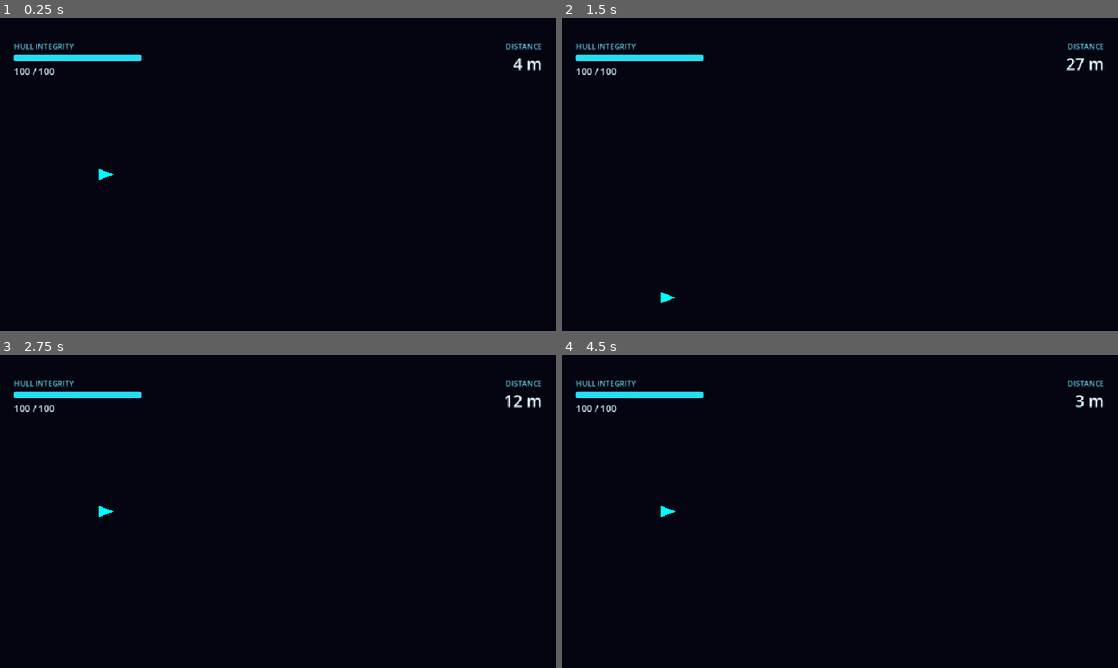
Above: before the commit, frames 1-4 (two rows, left to right).
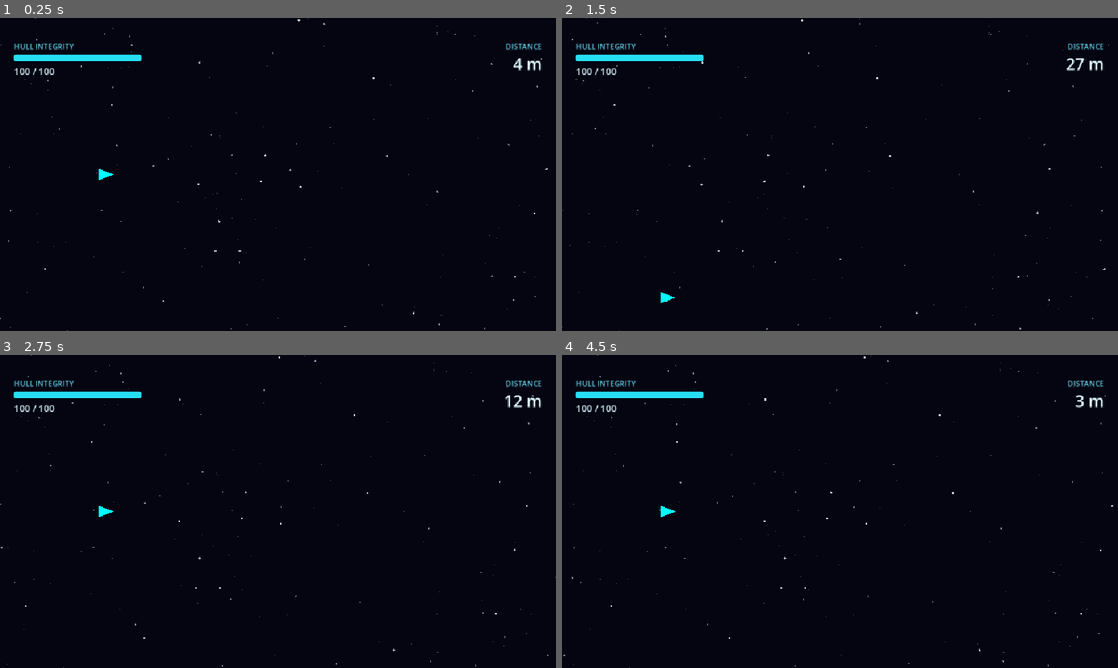
Above: after the commit, the same moments.

Repository: EzaanSaeed/OrbitBreaker
Game: Godot game, scene res://scenes/main.tscn
Two runs of this game, one before a commit and one after it. Both use one fixed random seed, a clock stepped at 60 frames per second and the inputs below.
Inputs (mouse positions are in pixels of both pictures, inside the frame that each line leads up to):
- Up to frame 1 (0.25 s): no input
- Up to frame 2 (1.5 s): move the mouse to (962, 158) at 0.52 s; hold S (thrust_down) from 0.53 s (still down); tap I at 0.6, 1.35 s; click (962, 158) at 0.67 s; move the mouse to (728, 190) at 1.27 s
- Up to frame 3 (2.75 s): release S (thrust_down) at 2 s; click "RESTART" at 2 s
- Up to frame 4 (4.5 s): move the mouse to (895, 442) at 2.77 s; hold S (thrust_down) 2.78-4.25 s; tap I at 2.85, 3.6 s; move the mouse to (812, 574) at 3.52 s; click (812, 574) at 3.67 s; click "RESTART" at 4.25 s

The runs differ from the first frame. In frame 1, 0.1% of the frame differs, in the area x 0-99%, y 0-100%; in frame 2, 0.1%; in frame 3, 0.1%; in frame 4, 0.1%.

Commit message:
feat: add parallax starfield background
Three layers of stars (far/dim/slow to near/bright/faster) drift left
at a fraction of the world's scroll speed, so they speed up with the
game and freeze on game over. Visual only; drawn behind World.

Co-Authored-By: Claude Opus 5.5 <noreply@anthropic.com>

Diff:
--- a/scenes/main.tscn
+++ b/scenes/main.tscn
@@ -7,12 +7,17 @@
 [ext_resource type="PackedScene" uid="uid://cxbubvv5jamg" path="res://scenes/hud.tscn" id="6_hud"]
 [ext_resource type="PackedScene" path="res://scenes/health_booster.tscn" id="7_hboost"]
 [ext_resource type="PackedScene" path="res://scenes/thruster_booster.tscn" id="8_tboost"]
+[ext_resource type="Script" path="res://scripts/starfield.gd" id="9_stars"]
 
-[node name="Main" type="Node2D" unique_id=1538353141 node_paths=PackedStringArray("world", "player", "hud")]
+[node name="Main" type="Node2D" unique_id=1538353141 node_paths=PackedStringArray("world", "player", "hud", "background")]
 script = ExtResource("1_tbgi4")
 world = NodePath("World")
 player = NodePath("Player")
 hud = NodePath("HUD")
+background = NodePath("Background")
+
+[node name="Background" type="Node2D" parent="." unique_id=1730004211]
+script = ExtResource("9_stars")
 
 [node name="World" type="Node2D" parent="." unique_id=2068908855]
 script = ExtResource("2_tefeu")
--- a/scripts/game_controller.gd
+++ b/scripts/game_controller.gd
@@ -36,6 +36,8 @@
 @export var world: World
 @export var player: Spaceship
 @export var hud: HUD
+## Optional parallax background; purely visual.
+@export var background: Starfield
 
 var game_state: GameState = GameState.RUNNING
 var distance_score: float = 0.0
@@ -63,6 +65,8 @@
 	if game_state != GameState.RUNNING:
 		return
 	world.update_world(delta, scroll_speed)
+	if background != null:
+		background.scroll(scroll_speed * delta)
 	world.remove_offscreen_objects()
 	if spawning_enabled:
 		world.update_spawning(delta, spawn_rate_scale)
--- /dev/null
+++ b/scripts/starfield.gd
@@ -0,0 +1,55 @@
+@tool
+class_name Starfield
+extends Node2D
+## Parallax star background: three layers of stars that drift left at a
+## fraction of the world's scroll speed. Purely visual — no gameplay effect.
+## Owner: Developer A.
+##
+## GameController calls scroll(distance) each physics step with the distance
+## the world moved, so the stars speed up with the game and stop on game over.
+
+## Size of the area the stars wrap around in (the 960×540 viewport).
+@export var area: Vector2 = Vector2(960, 540)
+## Fixed seed so the sky looks the same every run.
+@export var star_seed: int = 7
+
+## One entry per layer: how many stars, how fast relative to the world,
+## star radius and brightness. Far layers are slow, small and dim.
+const LAYERS := [
+	{"count": 90, "speed": 0.08, "size": 0.8, "alpha": 0.35},
+	{"count": 45, "speed": 0.2, "size": 1.2, "alpha": 0.6},
+	{"count": 18, "speed": 0.45, "size": 1.7, "alpha": 0.9},
+]
+
+var _stars: Array[PackedVector2Array] = []
+var _offsets: PackedFloat32Array = PackedFloat32Array()
+
+
+func _ready() -> void:
+	var rng := RandomNumberGenerator.new()
+	rng.seed = star_seed
+	_stars.clear()
+	_offsets.clear()
+	for layer in LAYERS:
+		var points := PackedVector2Array()
+		for i in layer.count:
+			points.append(Vector2(rng.randf() * area.x, rng.randf() * area.y))
+		_stars.append(points)
+		_offsets.append(0.0)
+	queue_redraw()
+
+
+## Move the sky by the distance the world scrolled this step.
+func scroll(distance: float) -> void:
+	for i in _offsets.size():
+		_offsets[i] = fposmod(_offsets[i] + distance * LAYERS[i].speed, area.x)
+	queue_redraw()
+
+
+func _draw() -> void:
+	for i in _stars.size():
+		var layer: Dictionary = LAYERS[i]
+		var color := Color(0.85, 0.9, 1.0, layer.alpha)
+		for star in _stars[i]:
+			var x := fposmod(star.x - _offsets[i], area.x)
+			draw_circle(Vector2(x, star.y), layer.size, color)
Not shown, added: scripts/starfield.gd.uid
Not shown, changed: docs/domain-model.md
